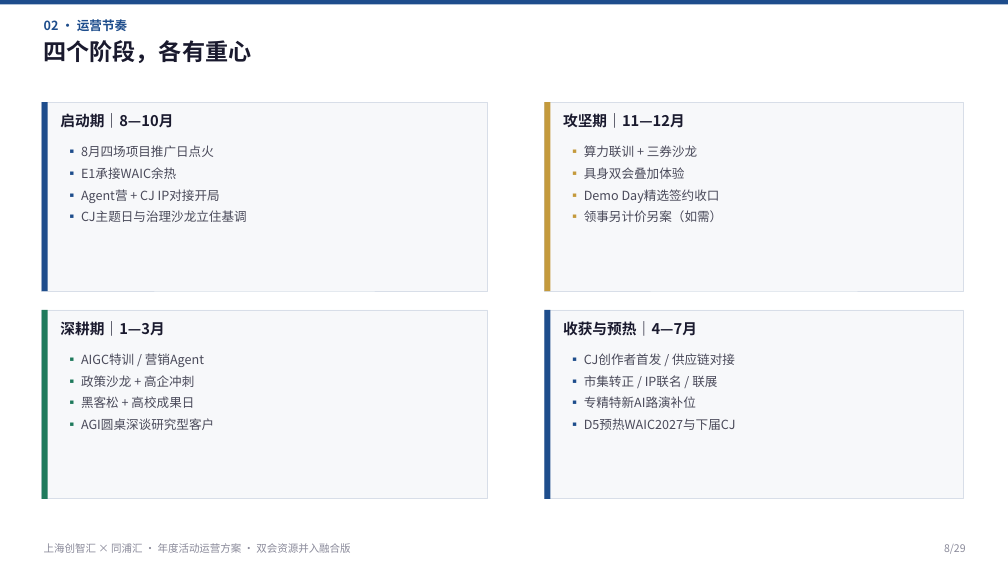
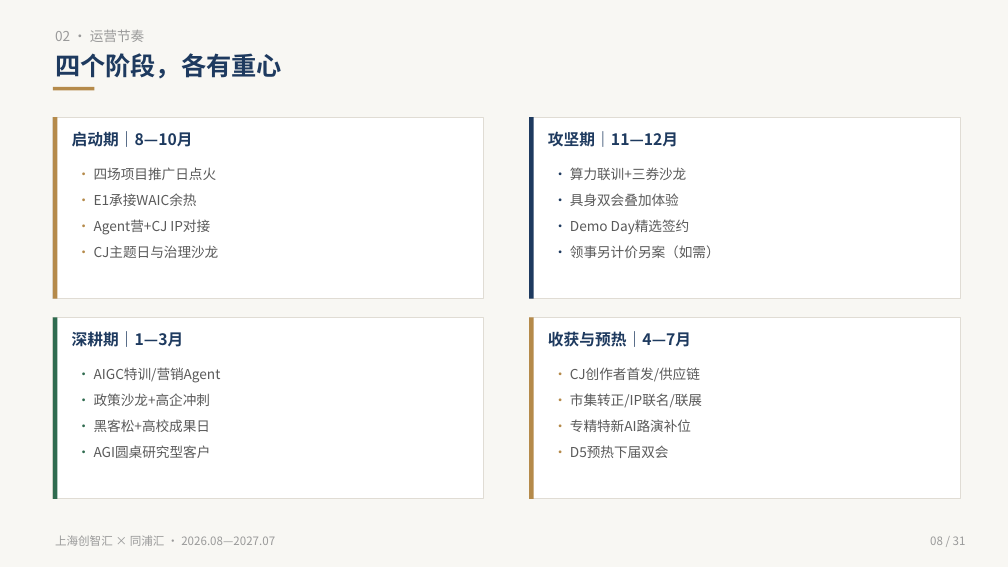
Before and after one commit to hujigang2010-maker/AIDEN, a slide deck: slide 8 of proposal/chuangzhihui-annual-ops-plan-dual-merge.pptx. Drawn at 1008x567 pixels with LibreOffice and Linux fonts; fonts in the diff are those of the drawing. Boxes give left, top, right and bottom in pixels: in the first picture for what was removed or moved away, otherwise in the second. Text is boxed around its words. In the diff, an @@ line names an element or a change of style, - is before the commit and + after.

```diff
--- a/proposal/chuangzhihui-annual-ops-plan-dual-merge.pptx
+++ b/proposal/chuangzhihui-annual-ops-plan-dual-merge.pptx
@@ rectangle removed at <box>0,0,1008,5</box> @@
@@ rectangle added at <box>0,0,1008,567</box>, fill #F8F7F3 @@
@@ text "02 · 运营节奏": place and size @@
-text "02 · 运营节奏" at <box>44,19,127,31</box>
+text "02 · 运营节奏" at <box>55,29,144,42</box>
@@ text "02 · 运营节奏" at <box>55,29,144,42</box>: size 12 to 13 pt, text colour #1E4D8C to #9A9A9A, bold off @@
@@ text "四个阶段，各有重心": place and size @@
-text "四个阶段，各有重心" at <box>44,40,252,63</box>
+text "四个阶段，各有重心" at <box>55,53,282,79</box>
@@ text "四个阶段，各有重心" at <box>55,53,282,79</box>: size 22 to 24 pt, text colour #1A1A2E to #1E3A5F @@
@@ rectangle added at <box>53,87,95,90</box>, fill #B58A4A @@
@@ rectangle: place and size @@
-rectangle at <box>42,102,488,291</box>
+rectangle at <box>53,117,484,299</box>
@@ rectangle at <box>53,117,57,299</box>: fill #1E4D8C to #B58A4A @@
@@ rectangle: place and size @@
-rectangle at <box>42,102,48,291</box>
+rectangle at <box>53,117,57,299</box>
@@ fill #F7F8FA to #FFFFFF; outline #D8DEE8 0.8 pt to #E0DCD4 0.8 pt in 4 elements at <box>53,318,484,499</box>, <box>529,318,960,499</box>, <box>53,117,484,299</box>, <box>529,117,960,299</box> @@
@@ rectangle: place and size @@
-rectangle at <box>544,102,964,291</box>
+rectangle at <box>529,117,960,299</box>
@@ rectangle: place and size @@
-rectangle at <box>544,102,551,291</box>
+rectangle at <box>529,117,534,299</box>
@@ rectangle at <box>529,117,534,299</box>: fill #C49A3C to #1E3A5F @@
@@ text "启动期｜8—10月": place and size @@
-text "启动期｜8—10月" at <box>60,113,173,128</box>
+text "启动期｜8—10月" at <box>72,131,193,147</box>
@@ size 14 to 15 pt, text colour #1A1A2E to #1E3A5F in 4 elements at <box>72,331,184,347</box>, <box>548,331,691,347</box>, <box>72,131,193,147</box>, <box>548,131,678,147</box> @@
@@ text "攻坚期｜11—12月": place and size @@
-text "攻坚期｜11—12月" at <box>563,113,685,128</box>
+text "攻坚期｜11—12月" at <box>548,131,678,147</box>
@@ text at <box>94,167,219,258</box>: text changed; size 12 to 13 pt; text colour #4A4A5A to #5A5A5A @@
-▪ 8月四场项目推广日点火
-▪ E1承接WAIC余热
-▪ Agent营 + CJ IP对接开局
-▪ CJ主题日与治理沙龙立住基调
+· 四场项目推广日点火
+· E1承接WAIC余热
+· Agent营+CJ IP对接
+· CJ主题日与治理沙龙
@@ text at <box>570,167,720,258</box>: text changed; size 12 to 13 pt; text colour #4A4A5A to #5A5A5A @@
-▪ 算力联训 + 三券沙龙
-▪ 具身双会叠加体验
-▪ Demo Day精选签约收口
-▪ 领事另计价另案（如需）
+· 算力联训+三券沙龙
+· 具身双会叠加体验
+· Demo Day精选签约
+· 领事另计价另案（如需）
@@ rectangle: place and size @@
-rectangle at <box>42,310,488,499</box>
+rectangle at <box>53,318,484,499</box>
@@ rectangle: place and size @@
-rectangle at <box>42,310,48,499</box>
+rectangle at <box>53,318,57,499</box>
@@ rectangle at <box>53,318,57,499</box>: fill #1F7A5C to #2F6B4F @@
@@ text "深耕期｜1—3月": place and size @@
-text "深耕期｜1—3月" at <box>60,321,164,336</box>
+text "深耕期｜1—3月" at <box>72,331,184,347</box>
@@ rectangle: place and size @@
-rectangle at <box>544,310,964,499</box>
+rectangle at <box>529,318,960,499</box>
@@ rectangle: place and size @@
-rectangle at <box>544,310,551,499</box>
+rectangle at <box>529,318,534,499</box>
@@ rectangle at <box>529,318,534,499</box>: fill #1E4D8C to #B58A4A @@
@@ text "收获与预热｜4—7月": place and size @@
-text "收获与预热｜4—7月" at <box>563,321,697,336</box>
+text "收获与预热｜4—7月" at <box>548,331,691,347</box>
@@ text at <box>94,367,221,458</box>: text changed; size 12 to 13 pt; text colour #4A4A5A to #5A5A5A @@
-▪ AIGC特训 / 营销Agent
-▪ 政策沙龙 + 高企冲刺
-▪ 黑客松 + 高校成果日
-▪ AGI圆桌深谈研究型客户
+· AIGC特训/营销Agent
+· 政策沙龙+高企冲刺
+· 黑客松+高校成果日
+· AGI圆桌研究型客户
@@ text at <box>570,367,702,458</box>: text changed; size 12 to 13 pt; text colour #4A4A5A to #5A5A5A @@
-▪ CJ创作者首发 / 供应链对接
-▪ 市集转正 / IP联名 / 联展
-▪ 专精特新AI路演补位
-▪ D5预热WAIC2027与下届CJ
+· CJ创作者首发/供应链
+· 市集转正/IP联名/联展
+· 专精特新AI路演补位
+· D5预热下届双会
@@ text at <box>55,535,275,546</box>: text changed; size 10 to 11 pt; text colour #8A8A9A to #9A9A9A @@
-上海创智汇 × 同浦汇 · 年度活动运营方案 · 双会资源并入融合版
+上海创智汇 × 同浦汇 · 2026.08—2027.07
@@ text at <box>930,536,966,545</box>: text changed; size 10 to 11 pt; text colour #8A8A9A to #9A9A9A @@
-8/29
+08 / 31
```
Also in this commit, not shown: 21 other slides changed, 9 slides added, 7 slides removed, 40 other files.
